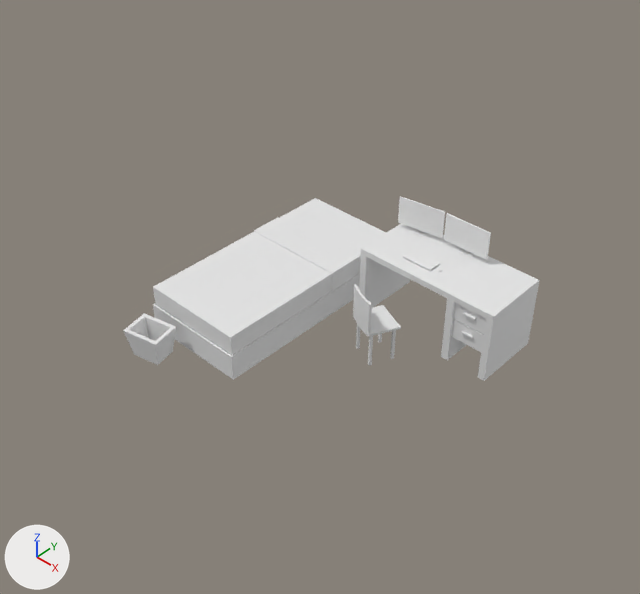
The Blender file rooms/bedrooms/bedroom/bedroom.blend as it was, and as the next commit left it.
Camera for both pictures: a 50 mm lens placed at (4.74, -4.36, 4.92), pointed at (1.01, -0.39, 0.78). Lighting does not change. The marker at lower left points along +X, +Y and +Z.

Objects in the first picture: 'Cube', 'bed', 'chair', 'monitor.001', 'monitor.002', 'trash bag'.
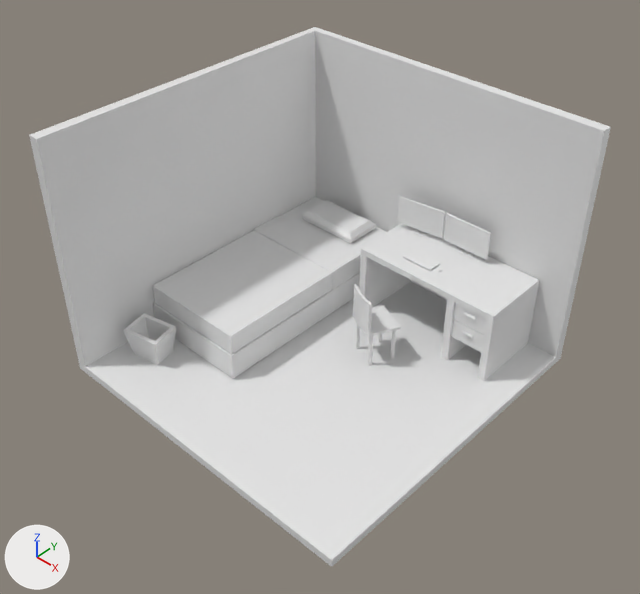
Commit message: add pillow

Location of each change, [x1, y1, x2, y2] in pixels of the pictures (640 x 594 px):
'Cube.001', added: after [29, 27, 611, 567]
'bed', moved: before [153, 198, 386, 380]; after [153, 197, 386, 378]
'pillow', added: after [302, 200, 376, 244]

Edits to the bpy script that builds the scene:
```text
Add me_cube_009:
    me_cube_009.from_pydata(...)  # 32 vertices, 30 faces; spans x -0.306..0.306, y -0.174..0.174, z -0.063..0.063
    me_cube_009.polygons.foreach_set('use_smooth', [True] * 30)
Add me_cube_008:
    me_cube_008.from_pydata([(-1.0, -1.0, -1.0), (-1.0, -1.0, 1.0), (-1.0, 1.0, -1.0), (-1.0, 1.0, 1.0), (1.0, -1.0, -1.0), (1.0, -1.0, 1.0), (1.0, 1.0, -1.0), (1.0, 1.0, 1.0), (-1.0, 1.0, -1.0), (-1.1, -1.0, -1.0), (-1.1, -1.0, 1.0), (-1.0, 1.0, 1.0), (1.0, 1.1, -1.0), (1.0, 1.1, 1.0), (-1.0, 1.0, -60.3), (-1.0, -1.0, -60.3), (1.0, 1.0, -60.3), (1.0, 1.1, -60.3), (-1.0, 1.0, -60.3), (-1.1, -1.0, -60.3)], [], [(2, 0, 15, 14), (7, 6, 12, 13), (6, 7, 5, 4), (4, 5, 1, 0), (2, 6, 4, 0), (7, 3, 1, 5), (9, 10, 11, 8), (8, 11, 13, 12), (1, 3, 11, 10), (6, 2, 14, 16), (3, 7, 13, 11), (0, 1, 10, 9), (16, 14, 18, 17), (14, 15, 19, 18), (8, 12, 17, 18), (12, 6, 16, 17), (0, 9, 19, 15), (9, 8, 18, 19)])
Change ob_bed:
    ob_bed.location: (0.062, 0.067, 0.13) -> (0.062, 0.067, 0.141)
Add ob_pillow:
    ob_pillow = bpy.data.objects.new('pillow', me_cube_009)
    ob_pillow.location = (0.074, 0.849, 0.484)
Add ob_cube_001:
    ob_cube_001 = bpy.data.objects.new('Cube.001', me_cube_008)
    ob_cube_001.location = (0.942, -0.297, -0.027)
    ob_cube_001.scale = (1.39, 1.39, -0.0352)
```
